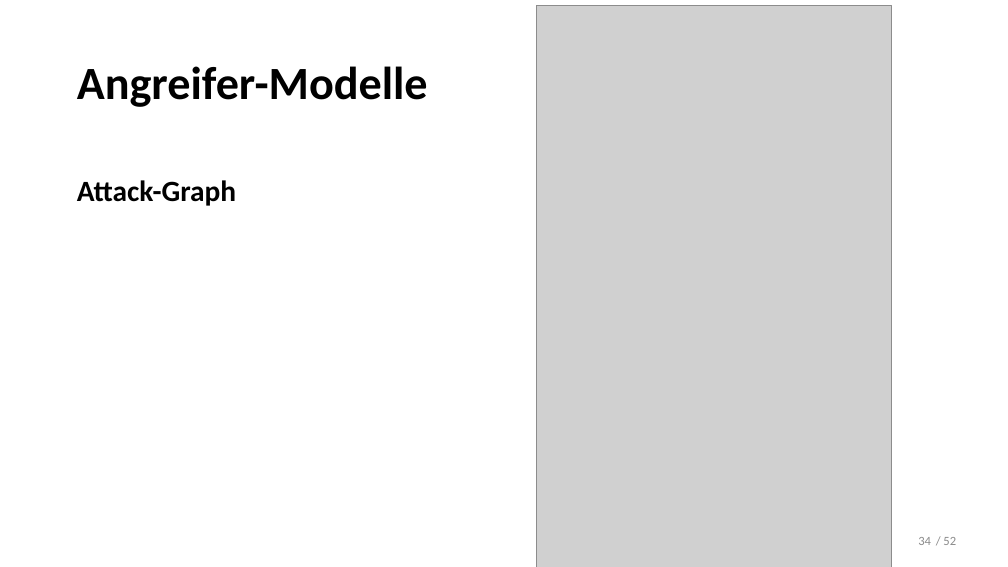
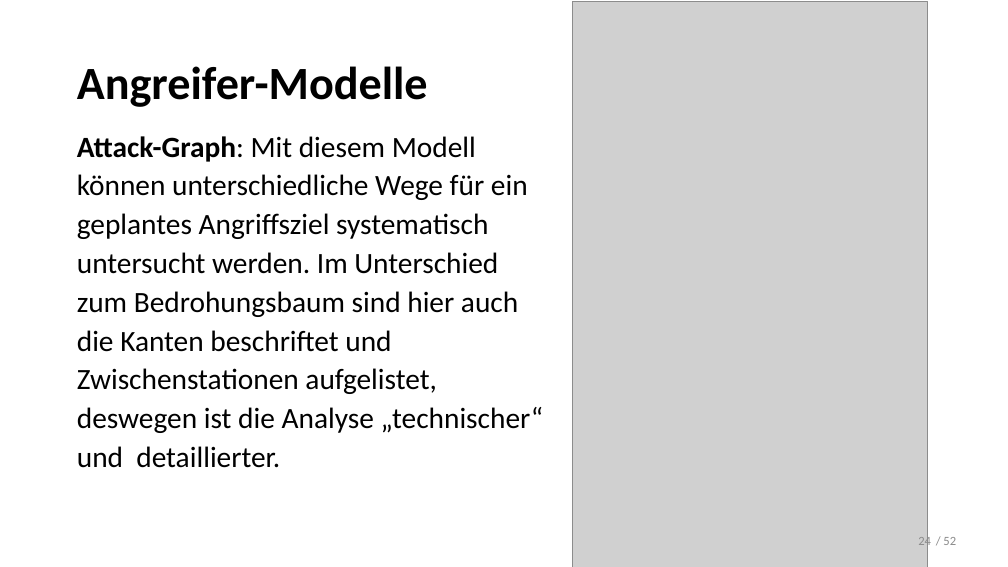
Before and after one commit to LennartDuemke/Sicherheit, a slide deck: slide 24 of Risikomanagement.pptx (slide 34 before the commit). Drawn at 1008x567 pixels with LibreOffice and Linux fonts; fonts in the diff are those of the drawing; grey boxes stand for pictures. Boxes give left, top, right and bottom in pixels: in the first picture for what was removed or moved away, otherwise in the second. Text is boxed around its words. In the diff, an @@ line names an element or a change of style, - is before the commit and + after.

```diff
--- a/Risikomanagement.pptx
+++ b/Risikomanagement.pptx
@@ picture: place and size @@
-picture at <box>536,5,892,567</box>
+picture at <box>572,2,928,567</box>
@@ text at <box>77,136,543,468</box>: text changed; bold off @@
-Attack-Graph
+Attack-Graph: Mit diesem Modell können unterschiedliche Wege für ein geplantes Angriffsziel systematisch untersucht werden. Im Unterschied zum Bedrohungsbaum sind hier auch die Kanten beschriftet und Zwischenstationen aufgelistet, deswegen ist die Analyse „technischer“ und detaillierter.
@@ page number at <box>918,535,931,549</box>: text changed @@
-34
+24
```
Also in this commit, not shown: 7 other slides changed, 2 slides added, 1 other file.
